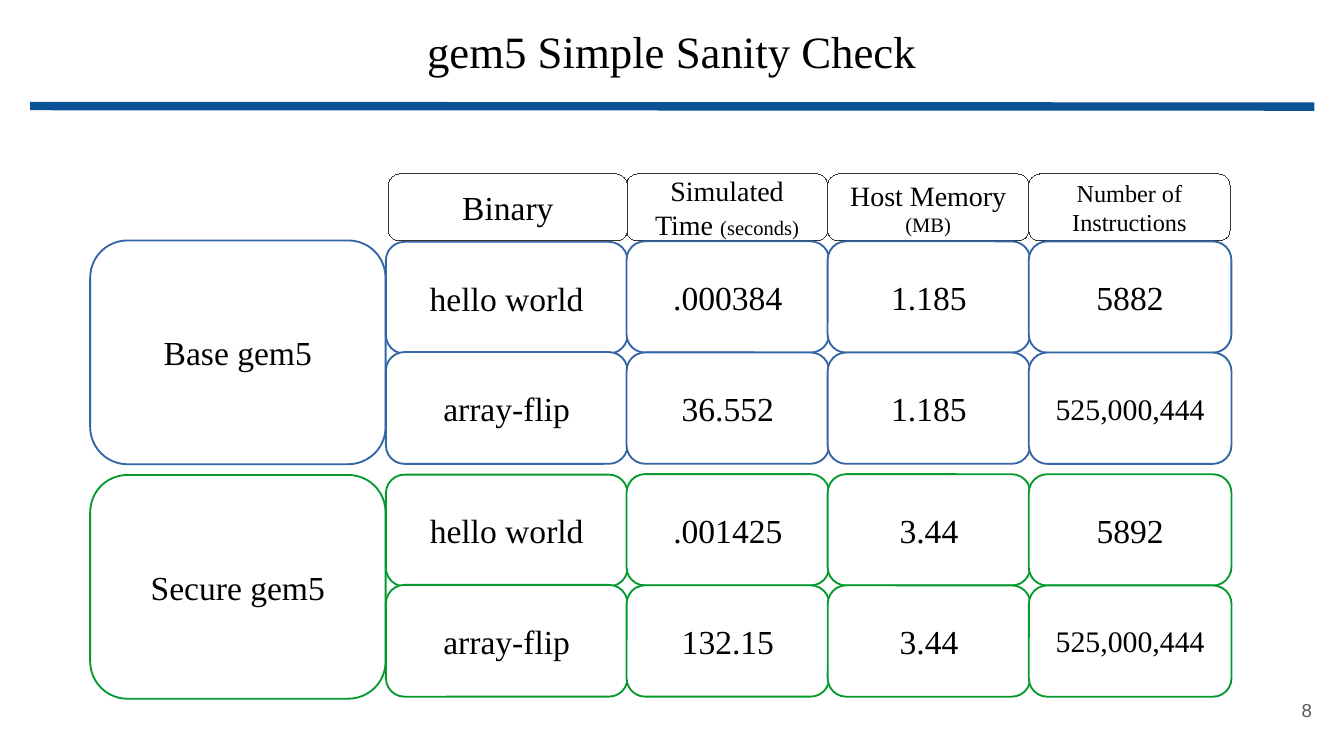
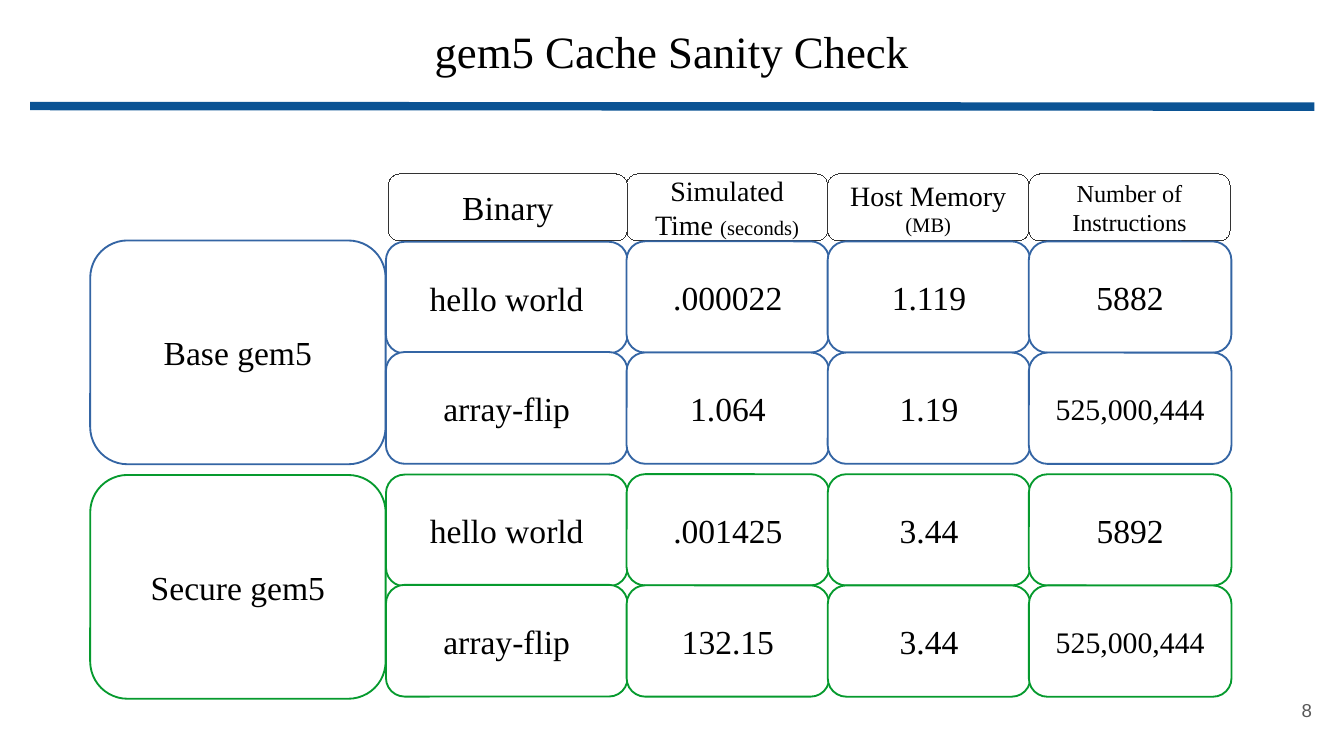
Before and after one commit to wbuz24/grad-research, a slide deck: slide 8 of presentations/update.11.15.pptx. Drawn at 1344x756 pixels with LibreOffice and Linux fonts; fonts in the diff are those of the drawing. Boxes give left, top, right and bottom in pixels: in the first picture for what was removed or moved away, otherwise in the second. Text is boxed around its words. In the diff, an @@ line names an element or a change of style, - is before the commit and + after.

Commit message:
presentation

```diff
--- a/presentations/update.11.15.pptx
+++ b/presentations/update.11.15.pptx
@@ title at <box>435,37,908,78</box>: text changed @@
-gem5 Simple Sanity Check
+gem5 Cache Sanity Check
@@ text in rounded rectangle at <box>673,287,782,311</box>: text changed @@
-.000384
+.000022
@@ text in rounded rectangle at <box>892,287,966,311</box>: text changed @@
-1.185
+1.119
@@ text in rounded rectangle at <box>690,398,766,422</box>: text changed @@
-36.552
+1.064
@@ text in rounded rectangle at <box>900,398,959,422</box>: text changed @@
-1.185
+1.19
```
